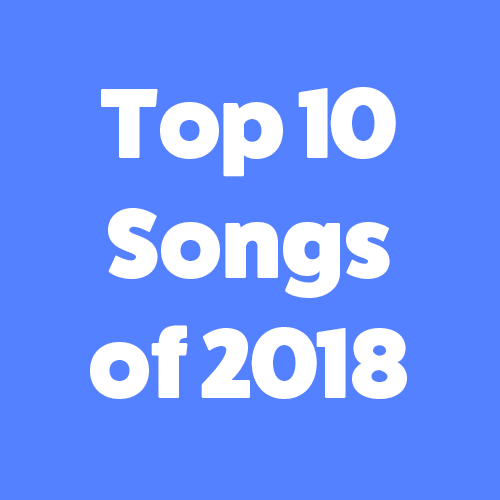
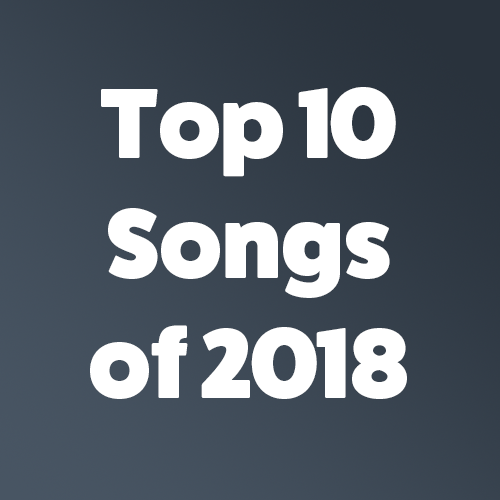
Layers edited between the first and the second 500 x 500 image:
added layer "Layer 2" above "Layer 1" over bbox(0, 0, 500, 500)
added layer "Layer 1" above "Background" over bbox(0, 0, 500, 500)
